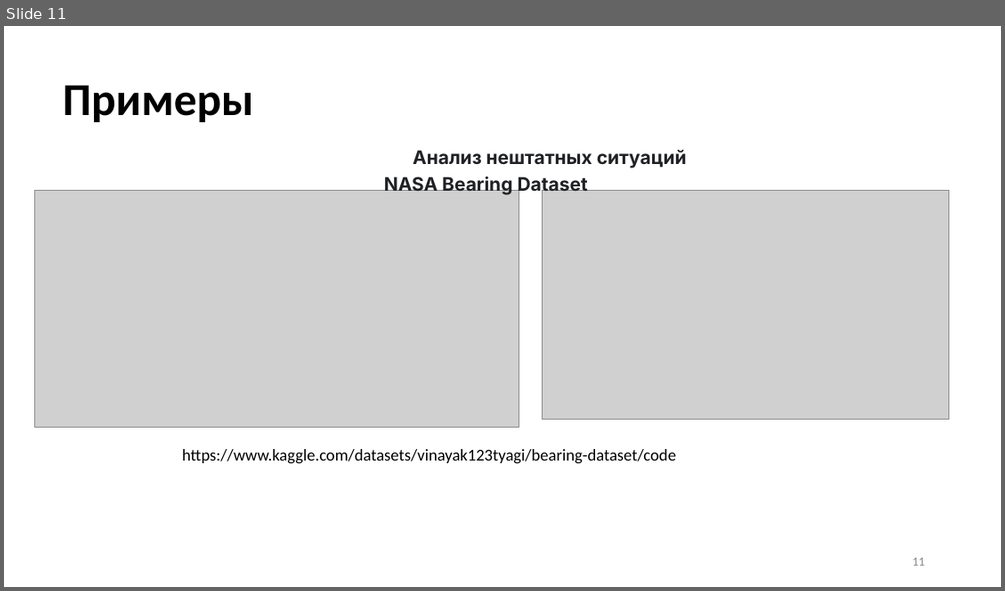
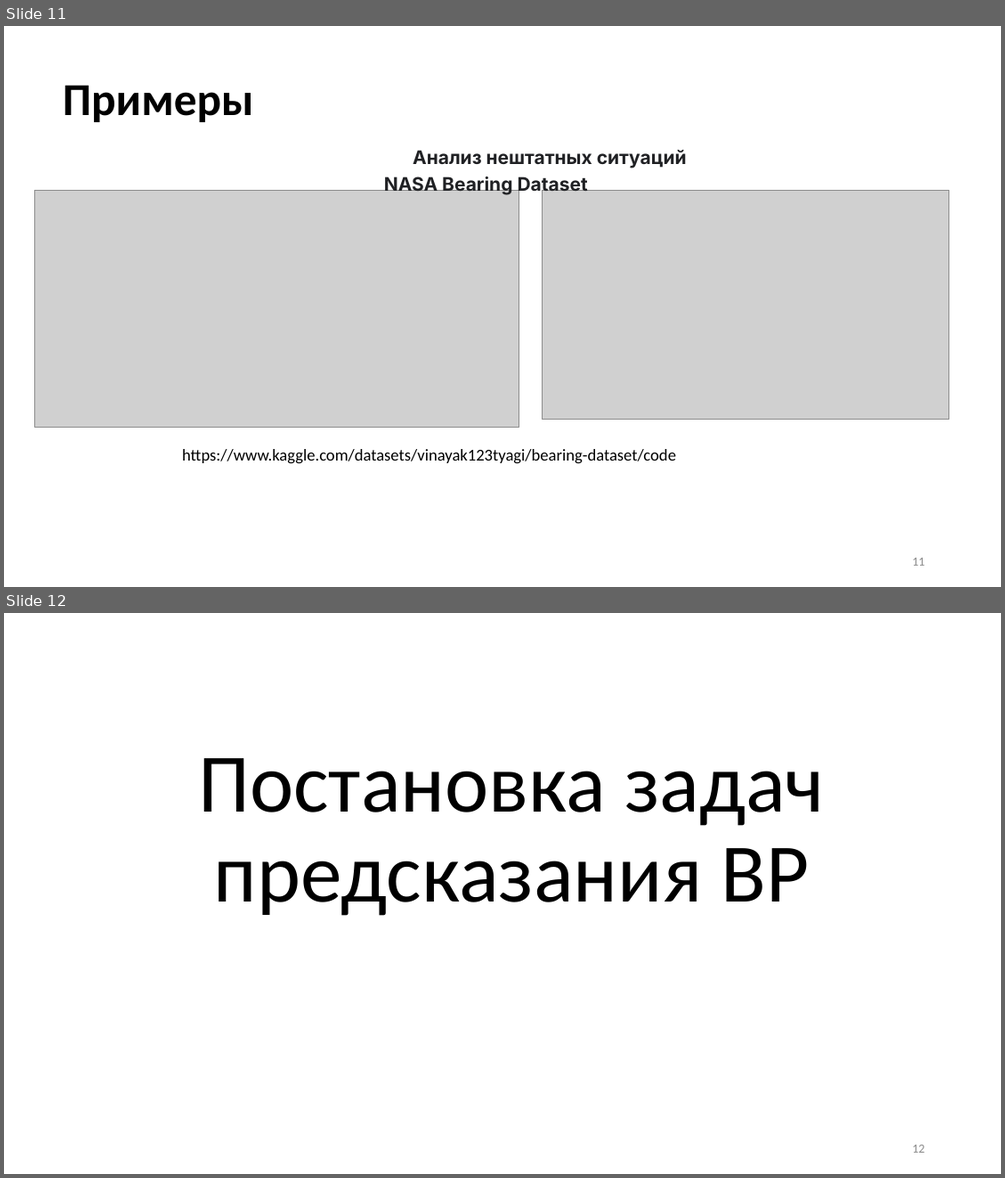
Before and after one commit to MVRonkin/TimeSeriesCourse, a slide deck: Last/LEC/01-1_Intro.pptx. Shown one above the other, each under a label of ours: slide 11 before the commit, slides 11 and 12 after it. The pictures are 1005x591 and 1005x1178 pixels, drawn with LibreOffice and Linux fonts; fonts in the diff are those of the drawing; grey boxes stand for pictures. Boxes give left, top, right and bottom in pixels: in the first picture for what was removed or moved away, otherwise in the second. Text is boxed around its words. In the diff, an @@ line names an element or a change of style, - is before the commit and + after.

```diff
--- a/Last/LEC/01-1_Intro.pptx
+++ b/Last/LEC/01-1_Intro.pptx
@@ slide 12 added at box(4, 613, 1001, 1174), background #FFFFFF @@
@@ title added at box(198, 758, 825, 916), 80 pt, text #000000 @@
+Постановка задач предсказания ВР
@@ page number added at box(912, 1144, 924, 1152), 12 pt, text #8C8C8C @@
+12
```
Also in this commit, not shown: 1 slide changed, 6 other slides added, 8 slides removed, 13 other files.
